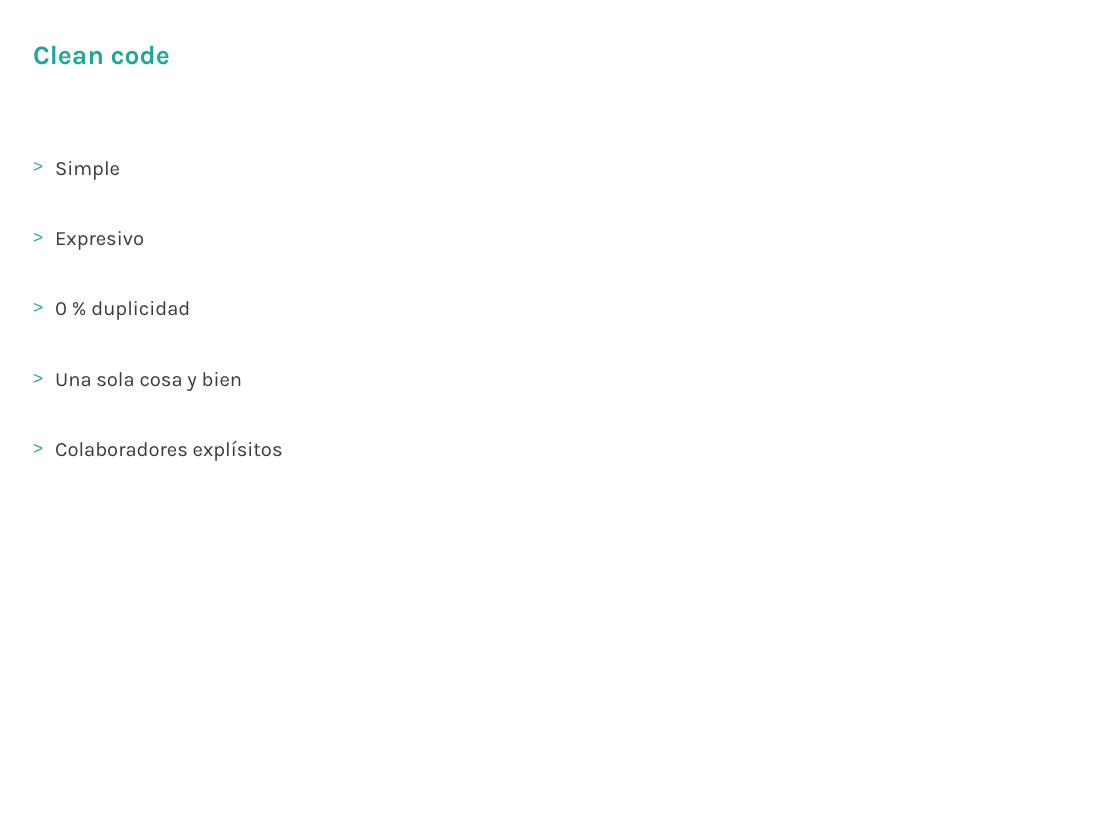
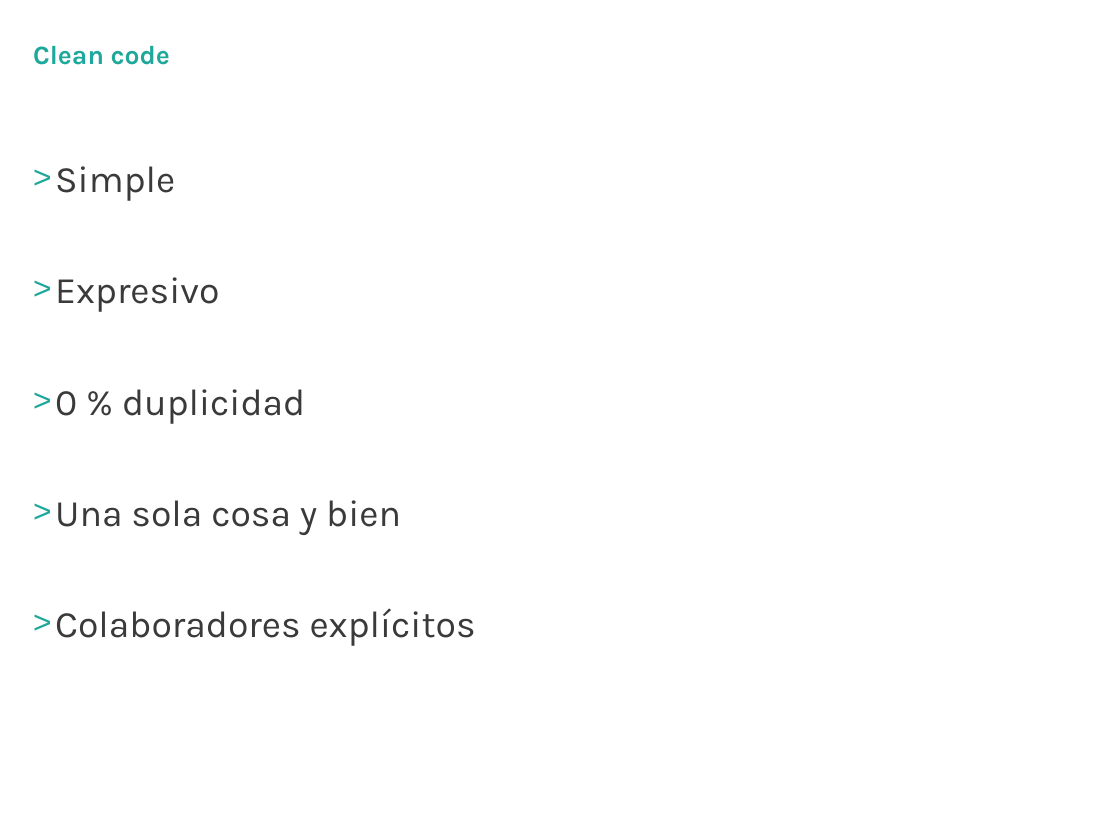
Before and after one commit to hexacta/HexactaLabs-Java, a slide deck: slide 5 of documentacion/HexactaLabs-CleanCode_v1.1.pptx. Drawn at 1120x840 pixels with LibreOffice and Linux fonts; fonts in the diff are those of the drawing; background and template pictures are left out. Boxes give left, top, right and bottom in pixels: in the first picture for what was removed or moved away, otherwise in the second. Text is boxed around its words. In the diff, an @@ line names an element or a change of style, - is before the commit and + after.

```diff
--- a/documentacion/HexactaLabs-CleanCode_v1.1.pptx
+++ b/documentacion/HexactaLabs-CleanCode_v1.1.pptx
@@ text at box(55, 166, 401, 535): size 13 to 24 pt in "Simple", "Expresivo", "0 % duplicidad", "Una sola cosa y bien" @@
@@ text at box(55, 608, 476, 646): text changed; size 13 to 24 pt @@
-> Colaboradores explísitos
+> Colaboradores explícitos
```
Also in this commit, not shown: 25 other slides changed.
